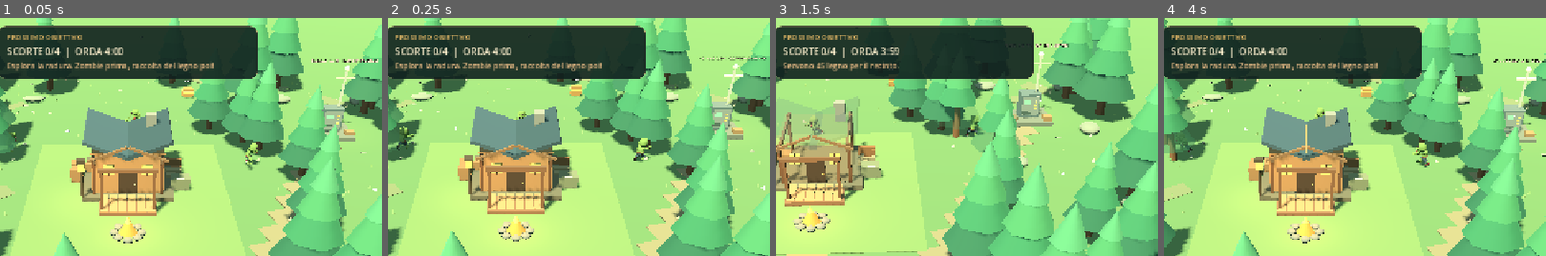
Above: before the commit, frames 1-4 (left to right).
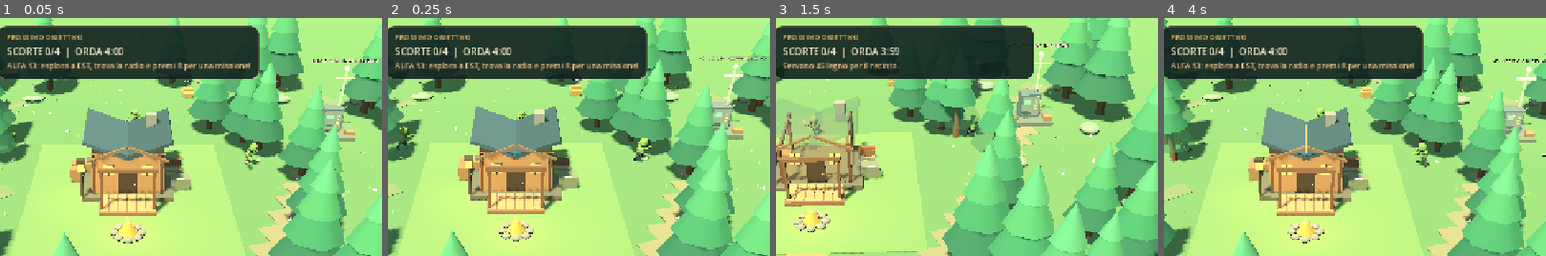
Above: after the commit, the same moments.

Repository: p2vvvjz8rh-commits/ultimo-rifugio
Game: Godot game, scene res://scenes/World.tscn
Same seed, same stepped clock (60 frames per second), same inputs: the game is played once before the commit and once after it.
Inputs (mouse positions are % of the whole screen's width and height, from its top left):
- Up to frame 1 (0.05 s): no input
- Up to frame 2 (0.25 s): no input
- Up to frame 3 (1.5 s): tap Enter at 0.5 s; move the mouse to (72, 45) at 0.52 s; hold D 0.53-1.28 s; tap Q at 0.6 s; click (72, 45) at 0.67 s; tap Space at 0.77 s; move the mouse to (30, 55) at 1.27 s; hold S from 1.28 s (still down); tap B at 1.35 s
- Up to frame 4 (4 s): tap Space at 1.52, 3.02, 3.77 s; move the mouse to (60, 28) at 2.02 s; release S at 2.03 s; hold D 2.03-2.78 s; tap E at 2.1 s; move the mouse to (45, 70) at 2.77 s; hold W 2.78-3.53 s; tap U at 2.85 s; click (45, 70) at 2.92 s; move the mouse to (80, 65) at 3.52 s; hold A from 3.53 s (still down); tap N at 3.6 s
The pictures show only the part of the screen within x 33-83%, y 1-51%; the shares and areas given below are measured in that part.

The runs differ from the first frame. In frame 1, 1.2% of the frame differs, in the area x 2-68%, y 3-26%; in frame 2, 1.2%; in frame 3, nothing differs; in frame 4, 1.2%.

Commit message:
Alfa 13: segnala la missione radio all'avvio

Diff:
--- a/scripts/world.gd
+++ b/scripts/world.gd
@@ -104,7 +104,7 @@
     _spawn_supply_cache()
     _spawn_supply_cache()
     _sync_structure_visuals()
-    show_message("Esplora la radura. Zombie prima, raccolta del legno poi!", 5.0)
+    show_message("ALFA 13: esplora a EST, trova la radio e premi R per una missione!", 6.0)
 
 func _process(delta: float) -> void:
     if paused:
